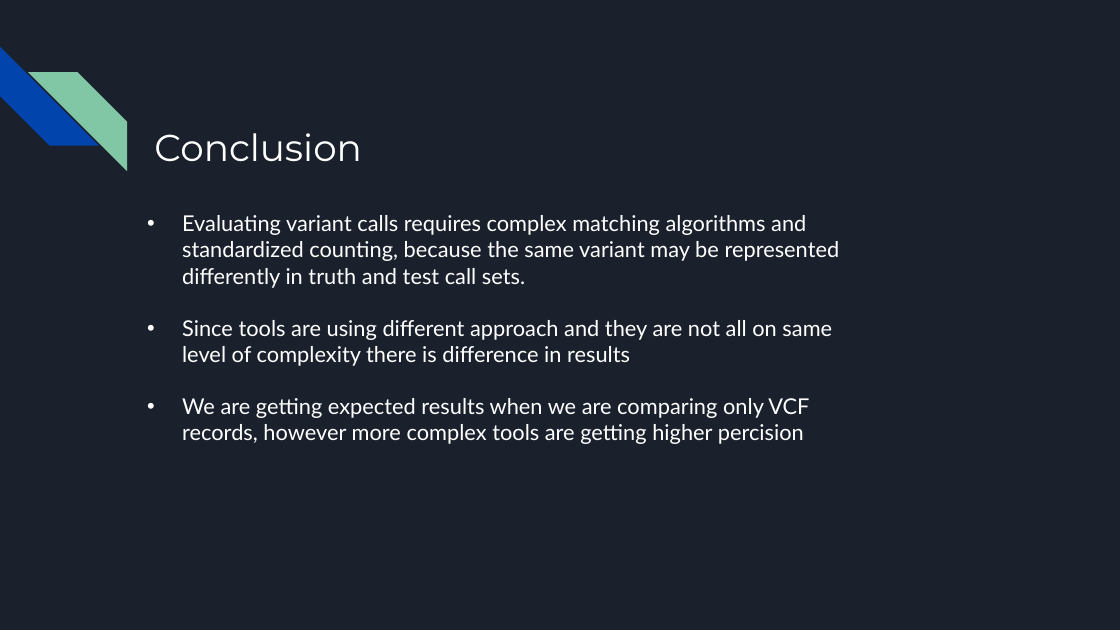
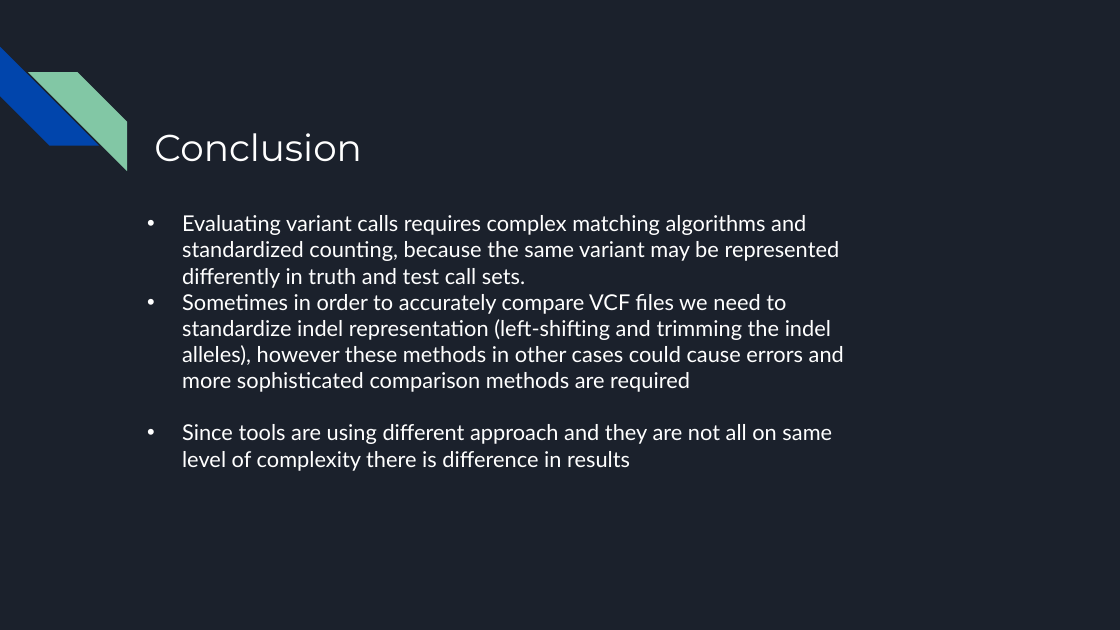
Before and after one commit to github-storage/Genome_Informatics_project, a slide deck: slide 12 of VCF comparasion.pptx. Drawn at 1120x630 pixels with LibreOffice and Linux fonts; fonts in the diff are those of the drawing. Boxes give left, top, right and bottom in pixels: in the first picture for what was removed or moved away, otherwise in the second. Text is boxed around its words. In the diff, an @@ line names an element or a change of style, - is before the commit and + after.

Commit message:
Add files via upload
Update to PPT.

```diff
--- a/VCF comparasion.pptx
+++ b/VCF comparasion.pptx
@@ text at box(182, 294, 844, 392): paragraph added @@
+• Sometimes in order to accurately compare VCF files we need to standardize indel representation (left-shifting and trimming the indel alleles), however these methods in other cases could cause errors and more sophisticated comparison methods are required
@@ text at box(182, 398, 809, 444): paragraph removed @@
-• We are getting expected results when we are comparing only VCF records, however more complex tools are getting higher percision
```
Also in this commit, not shown: 2 other slides changed, 1 slide added, 1 slide removed.
